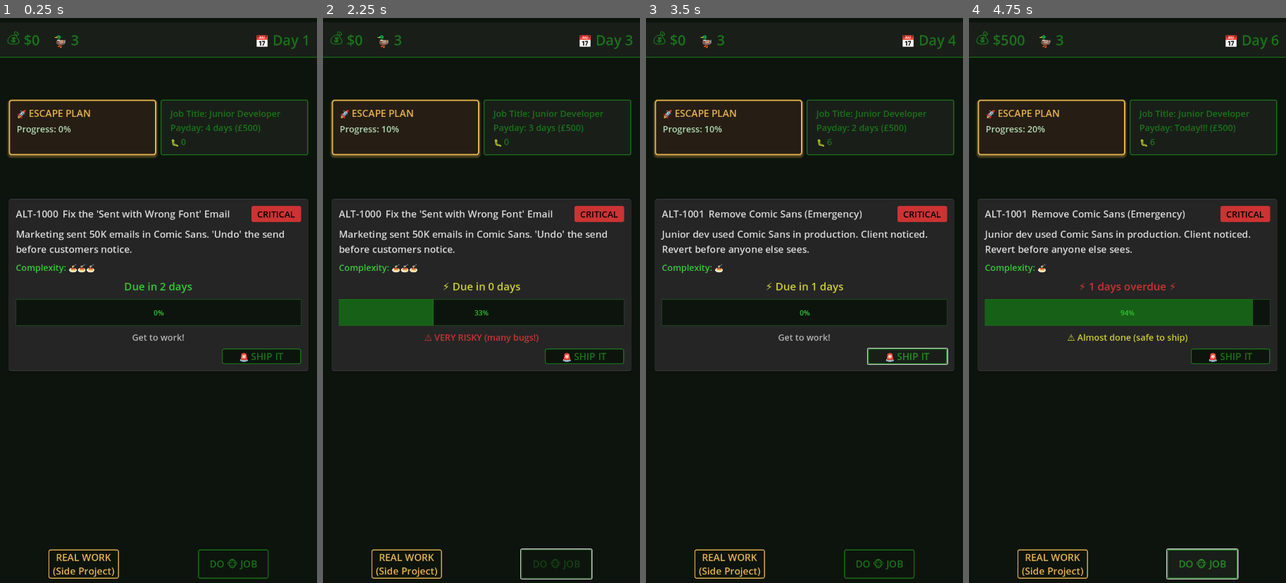
Above: before the commit, frames 1-4 (left to right).
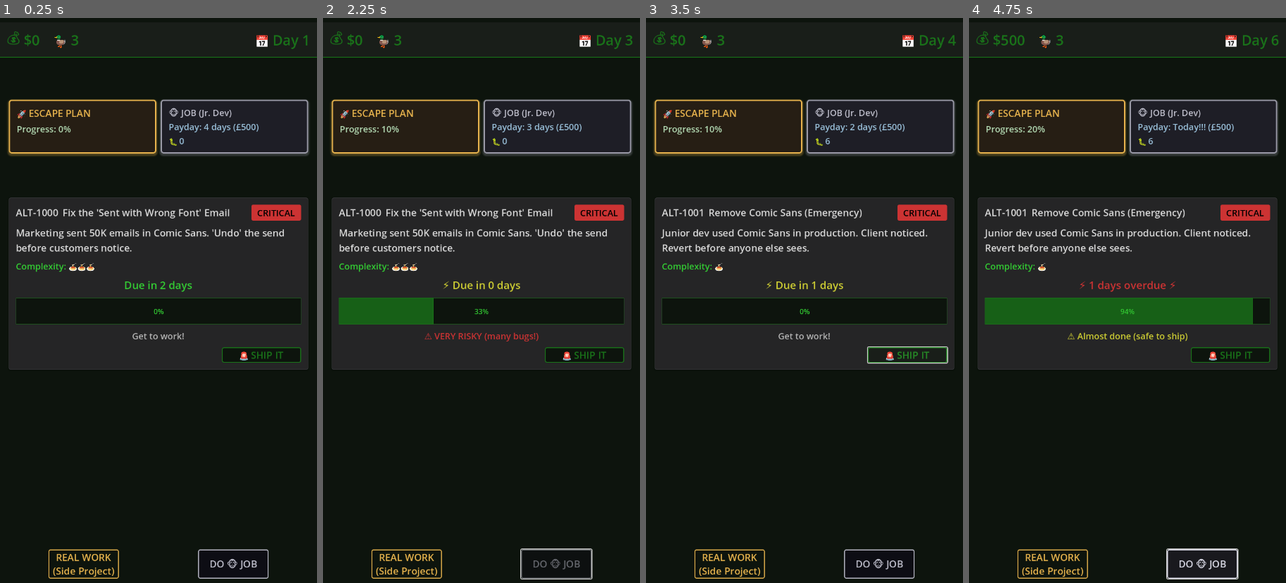
Above: after the commit, the same moments.

Repository: lmchoi/alt-f-this
Game: Godot game, scene res://scenes/game_ui.tscn
The game is run twice, just before and just after one commit, with the same random seed, the same clock (stepped at 60 frames per second) and the same inputs.
Inputs:
- Up to frame 1 (0.25 s): no input
- Up to frame 2 (2.25 s): click "🚨 SHIP IT" at 0.5 s; click "REAL WORK (Side Project)" at 1.25 s; click "DO 🐵 JOB" at 2 s
- Up to frame 3 (3.5 s): click "🚨 SHIP IT" at 2.75 s
- Up to frame 4 (4.75 s): click "REAL WORK (Side Project)" at 3.5 s; click "DO 🐵 JOB" at 4.25 s

The runs differ from the first frame. In frame 1, 5.1% of the frame differs, in the area x 2-98%, y 14-100%; in frame 2, 5.1%; in frame 3, 5.2%; in frame 4, 5.1%.

Commit message:
Restyle job panel and WORK button with grey/silver theme
- Add border, shadow, and rounded corners to job panel (matching escape panel)
- Apply silver/grey color scheme to job panel text (header and info)
- Style WORK button with matching grey/silver border and colors
- Create consistent visual theming: gold for escape, silver for job

🤖 Generated with [Claude Code](https://claude.com/claude-code)

Co-Authored-By: Claude <noreply@anthropic.com>

Diff:
--- a/scenes/game_ui.tscn
+++ b/scenes/game_ui.tscn
@@ -61,6 +61,54 @@
 corner_radius_bottom_right = 4
 corner_radius_bottom_left = 4
 
+[sub_resource type="StyleBoxFlat" id="StyleBoxFlat_work_normal"]
+bg_color = Color(0.05, 0.05, 0.08, 1)
+border_width_left = 2
+border_width_top = 2
+border_width_right = 2
+border_width_bottom = 2
+border_color = Color(0.75, 0.75, 0.8, 1)
+corner_radius_top_left = 4
+corner_radius_top_right = 4
+corner_radius_bottom_right = 4
+corner_radius_bottom_left = 4
+
+[sub_resource type="StyleBoxFlat" id="StyleBoxFlat_work_hover"]
+bg_color = Color(0.1, 0.1, 0.12, 1)
+border_width_left = 2
+border_width_top = 2
+border_width_right = 2
+border_width_bottom = 2
+border_color = Color(0.85, 0.85, 0.9, 1)
+corner_radius_top_left = 4
+corner_radius_top_right = 4
+corner_radius_bottom_right = 4
+corner_radius_bottom_left = 4
+
+[sub_resource type="StyleBoxFlat" id="StyleBoxFlat_work_pressed"]
+bg_color = Color(0.75, 0.75, 0.8, 0.2)
+border_width_left = 2
+border_width_top = 2
+border_width_right = 2
+border_width_bottom = 2
+border_color = Color(0.85, 0.85, 0.9, 1)
+corner_radius_top_left = 4
+corner_radius_top_right = 4
+corner_radius_bottom_right = 4
+corner_radius_bottom_left = 4
+
+[sub_resource type="StyleBoxFlat" id="StyleBoxFlat_work_disabled"]
+bg_color = Color(0.05, 0.05, 0.08, 0.5)
+border_width_left = 2
+border_width_top = 2
+border_width_right = 2
+border_width_bottom = 2
+border_color = Color(0.75, 0.75, 0.8, 0.5)
+corner_radius_top_left = 4
+corner_radius_top_right = 4
+corner_radius_bottom_right = 4
+corner_radius_bottom_left = 4
+
 [node name="GameUI" type="CanvasLayer"]
 script = ExtResource("1_yubou")
 
@@ -167,6 +215,14 @@
 unique_name_in_owner = true
 custom_minimum_size = Vector2(160, 0)
 layout_mode = 2
+theme_override_colors/font_color = Color(0.75, 0.75, 0.8, 1)
+theme_override_colors/font_disabled_color = Color(0.75, 0.75, 0.8, 0.5)
+theme_override_colors/font_hover_color = Color(0.85, 0.85, 0.9, 1)
+theme_override_colors/font_pressed_color = Color(0.9, 0.9, 0.95, 1)
+theme_override_styles/normal = SubResource("StyleBoxFlat_work_normal")
+theme_override_styles/hover = SubResource("StyleBoxFlat_work_hover")
+theme_override_styles/pressed = SubResource("StyleBoxFlat_work_pressed")
+theme_override_styles/disabled = SubResource("StyleBoxFlat_work_disabled")
 text = "DO 🐵 JOB"
 script = ExtResource("2_rns2u")
 metadata/_custom_type_script = "uid://o4uecgfegpr2"
--- a/scenes/job_info.gd
+++ b/scenes/job_info.gd
@@ -1,9 +1,20 @@
 extends PanelContainer
 
+const COLOR_JOB_GREY = Color(0.75, 0.75, 0.8, 1)    # Header - silver/bright grey
+const COLOR_JOB_INFO = Color(0.6, 0.75, 0.85, 1)    # Info - corporate blue
+
+@onready var job_title := $MarginContainer/VBoxContainer/JobTitleLabel
 @onready var salary_label := $"%SalaryLabel"
+@onready var bugs_icon := $MarginContainer/VBoxContainer/BugsContainer/BugsIcon
 @onready var bugs_value := $"%BugsValue"
 
 func _ready():
+	# Apply color theme
+	job_title.add_theme_color_override("font_color", COLOR_JOB_GREY)
+	salary_label.add_theme_color_override("font_color", COLOR_JOB_INFO)
+	bugs_icon.add_theme_color_override("font_color", COLOR_JOB_INFO)
+	bugs_value.add_theme_color_override("font_color", COLOR_JOB_INFO)
+
 	GameManager.bugs_changed.connect(_update_bugs)
 	GameManager.next_day.connect(_update_payday)
 	GameManager.payday_occurred.connect(_on_payday)
--- a/scenes/job_info.tscn
+++ b/scenes/job_info.tscn
@@ -3,17 +3,33 @@
 [ext_resource type="Script" uid="uid://cuftearj87vqs" path="res://scenes/job_info.gd" id="1_job_info"]
 [ext_resource type="Theme" uid="uid://buaicsh0r3xyc" path="res://themes/main_theme.tres" id="2_main_theme"]
 
+[sub_resource type="StyleBoxFlat" id="StyleBoxFlat_job_panel"]
+bg_color = Color(0.12, 0.12, 0.15, 1)
+border_width_left = 3
+border_width_top = 3
+border_width_right = 3
+border_width_bottom = 3
+border_color = Color(0.6, 0.6, 0.65, 1)
+corner_radius_top_left = 6
+corner_radius_top_right = 6
+corner_radius_bottom_right = 6
+corner_radius_bottom_left = 6
+shadow_color = Color(0.6, 0.6, 0.65, 0.3)
+shadow_size = 5
+shadow_offset = Vector2(0, 3)
+
 [node name="JobInfo" type="PanelContainer"]
 custom_minimum_size = Vector2(0, 60)
 theme = ExtResource("2_main_theme")
+theme_override_styles/panel = SubResource("StyleBoxFlat_job_panel")
 script = ExtResource("1_job_info")
 
 [node name="MarginContainer" type="MarginContainer" parent="."]
 layout_mode = 2
-theme_override_constants/margin_left = 20
-theme_override_constants/margin_top = 15
-theme_override_constants/margin_right = 20
-theme_override_constants/margin_bottom = 15
+theme_override_constants/margin_left = 15
+theme_override_constants/margin_top = 12
+theme_override_constants/margin_right = 15
+theme_override_constants/margin_bottom = 12
 
 [node name="VBoxContainer" type="VBoxContainer" parent="MarginContainer"]
 layout_mode = 2
@@ -21,7 +37,7 @@
 [node name="JobTitleLabel" type="Label" parent="MarginContainer/VBoxContainer"]
 layout_mode = 2
 size_flags_horizontal = 3
-text = "Job Title: Junior Developer"
+text = "🐵 JOB (Jr. Dev)"
 
 [node name="SalaryLabel" type="Label" parent="MarginContainer/VBoxContainer"]
 unique_name_in_owner = true
